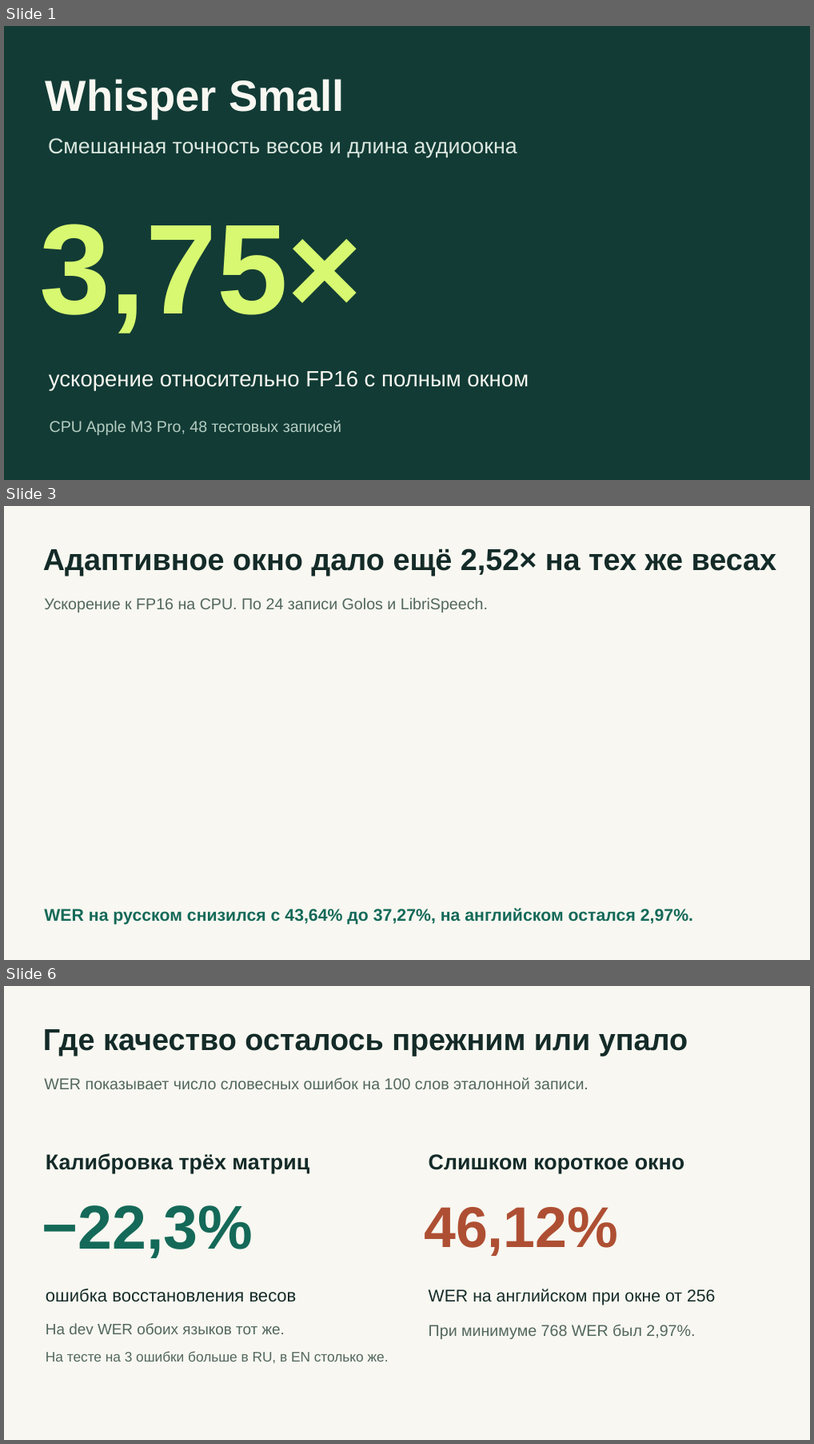
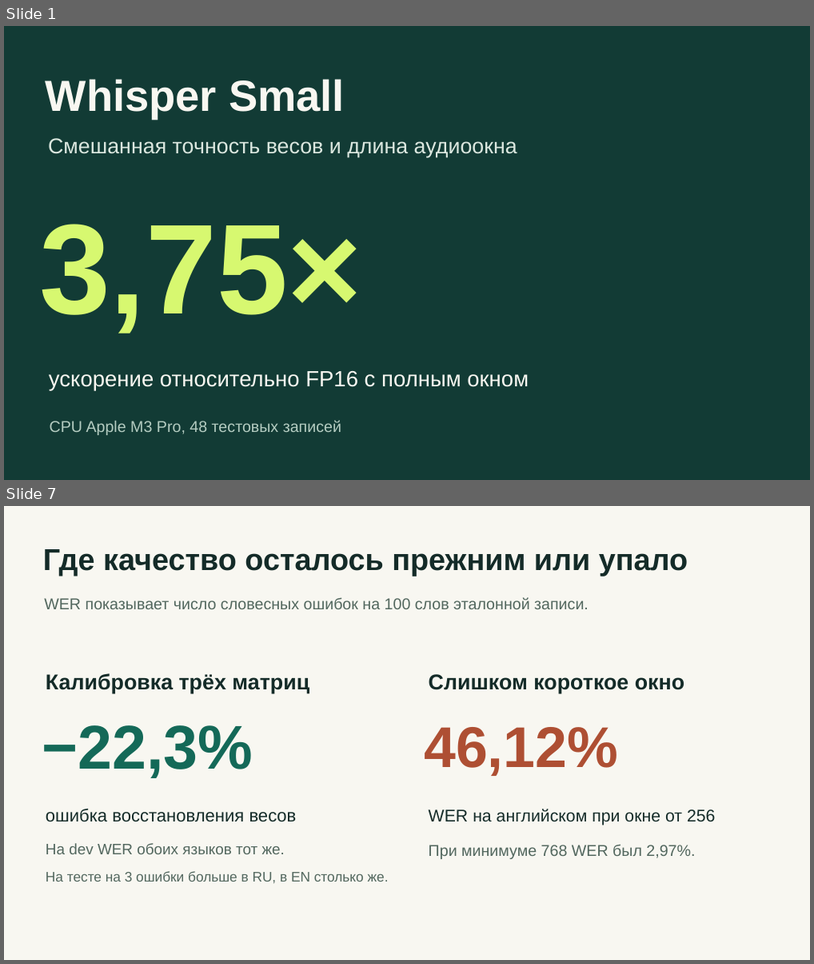
Before and after one commit to mnenadoeloo/EDLM_Whisper_Boost, a slide deck: results/whisper-small.pptx. Shown one above the other, each under a label of ours: slides 1, 3 and 6 before the commit, slides 1 and 7 after it; the slides between them are not shown. The pictures are 814x1444 and 814x964 pixels, drawn with LibreOffice and Linux fonts; fonts in the diff are those of the drawing. Boxes give left, top, right and bottom in pixels: in the first picture for what was removed or moved away, otherwise in the second. Text is boxed around its words. In the diff, an @@ line names an element or a change of style, - is before the commit and + after.

```diff
--- a/results/whisper-small.pptx
+++ b/results/whisper-small.pptx
@@ slide 3 removed at box(4, 506, 810, 960), background #F8F7F1 @@
@@ text removed at box(43, 548, 778, 576) @@
-Адаптивное окно дало ещё 2,52× на тех же весах
@@ text removed at box(44, 598, 488, 612) @@
-Ускорение к FP16 на CPU. По 24 записи Golos и LibriSpeech.
@@ text removed at box(44, 908, 694, 924) @@
-WER на русском снизился с 43,64% до 37,27%, на английском остался 2,97%.
@@ what was slide 6 is now slide 7 @@
```
Also in this commit, not shown: 4 slides changed, 6 slides added, 1 other slide removed, 16 other files.
